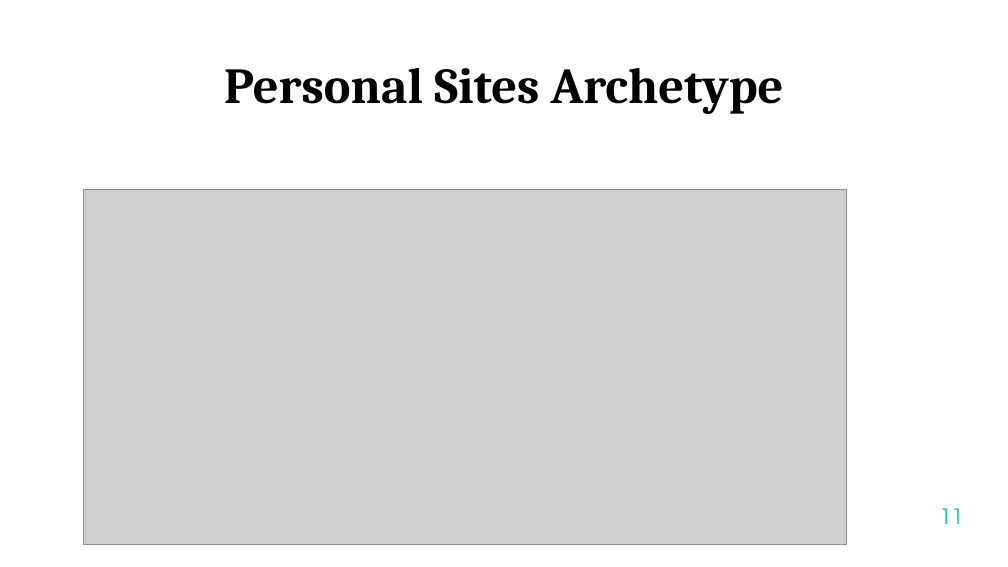
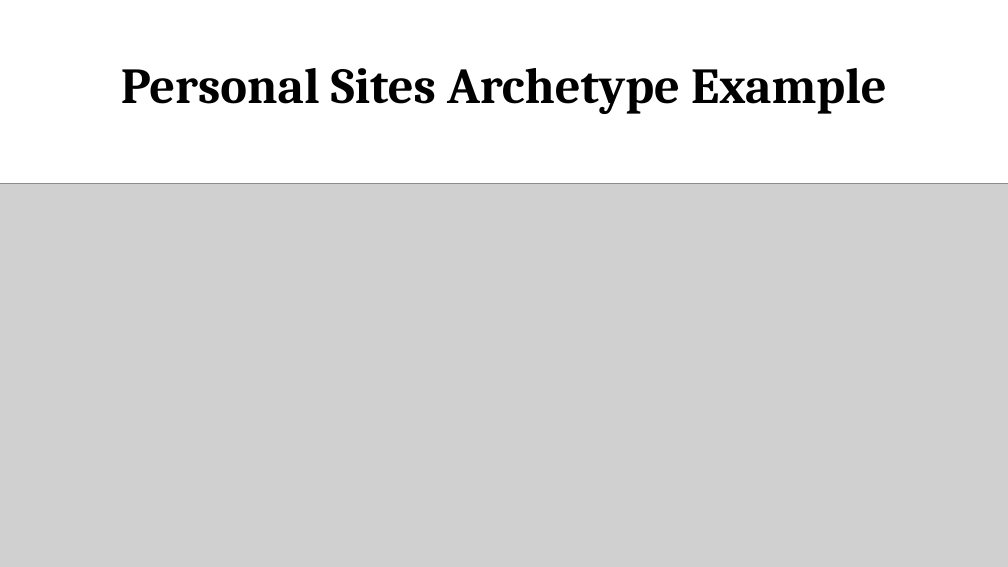
Before and after one commit to samakhov/asbath.github.io, a slide deck: slide 8 of PRESENTATION-INTERNSHIP.pptx (slide 11 before the commit). Drawn at 1008x567 pixels with LibreOffice and Linux fonts; fonts in the diff are those of the drawing; grey boxes stand for pictures; background and template pictures are left out. Boxes give left, top, right and bottom in pixels: in the first picture for what was removed or moved away, otherwise in the second. Text is boxed around its words. In the diff, an @@ line names an element or a change of style, - is before the commit and + after.

```diff
--- a/PRESENTATION-INTERNSHIP.pptx
+++ b/PRESENTATION-INTERNSHIP.pptx
@@ text at bbox=[121, 68, 887, 114]: text changed @@
-Personal Sites Archetype
+Personal Sites Archetype Example
@@ picture: place and size @@
-picture at bbox=[83, 189, 847, 544]
+picture at bbox=[0, 184, 1008, 567]
@@ page number removed at bbox=[940, 508, 963, 524] @@
-11
```
Also in this commit, not shown: 9 other slides changed, 1 slide added, 33 other files.
